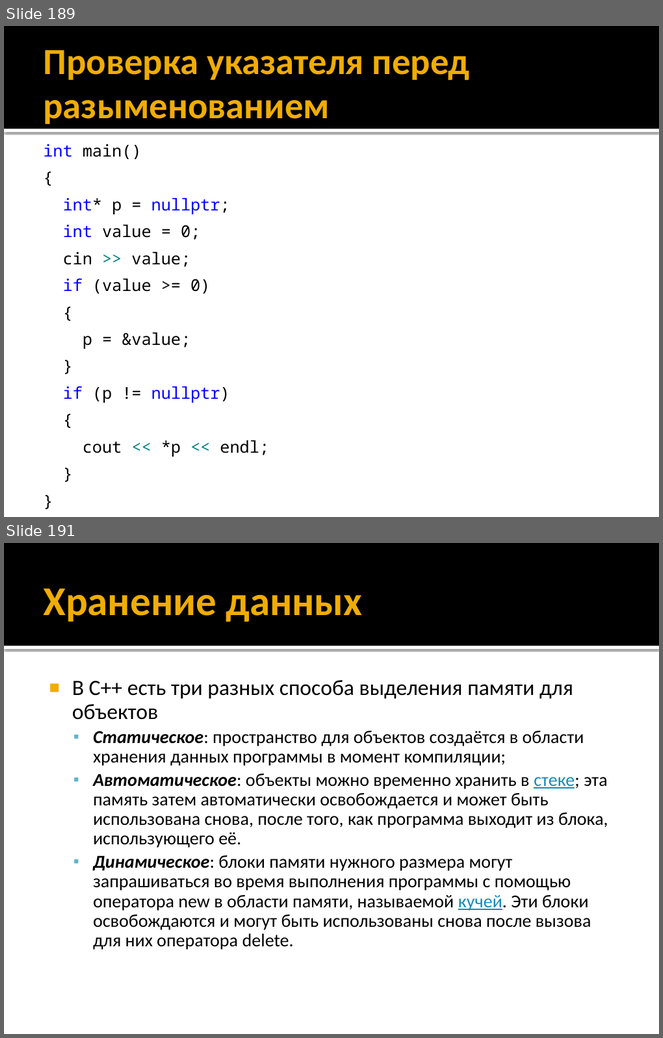
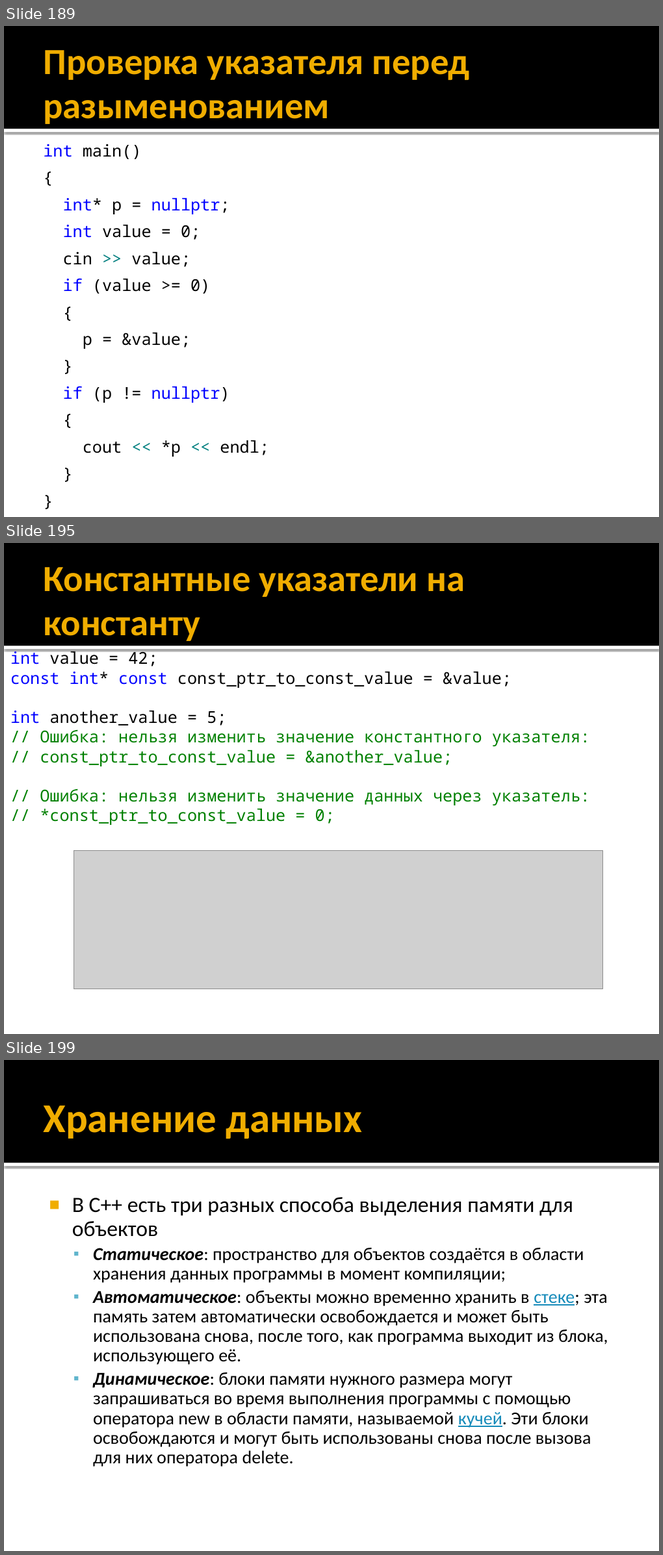
Before and after one commit to alexey-malov/oop, a slide deck: lectures/01/Синтаксис C++.pptx. Shown one above the other, each under a label of ours: slides 189 and 191 before the commit, slides 189, 195 and 199 after it; the slides between them are not shown. The pictures are 663x1038 and 663x1555 pixels, drawn with LibreOffice and Linux fonts; fonts in the diff are those of the drawing; grey boxes stand for pictures. Boxes give left, top, right and bottom in pixels: in the first picture for what was removed or moved away, otherwise in the second. Text is boxed around its words. In the diff, an @@ line names an element or a change of style, - is before the commit and + after.

```diff
--- a/lectures/01/Синтаксис C++.pptx
+++ b/lectures/01/Синтаксис C++.pptx
@@ slide 195 added at (4,543,659,1034), background #FFFFFF; not listed: 2 template elements that a slide beside it also shows @@
@@ title added at (43,567,465,641), 40.5 pt, text #F0AD00, bold @@
+Константные указатели на константу
@@ text added at (10,649,590,825), 18 pt, text #008000 @@
+int value = 42;
+const int* const const_ptr_to_const_value = &value;
+int another_value = 5;
+// Ошибка: нельзя изменить значение константного указателя:
+// const_ptr_to_const_value = &another_value;
+// Ошибка: нельзя изменить значение данных через указатель:
+// *const_ptr_to_const_value = 0;
@@ picture added at (74,850,603,989) @@
@@ what was slide 191 is now slide 199 @@
```
Also in this commit, not shown: 12 slides changed, 7 other slides added.
